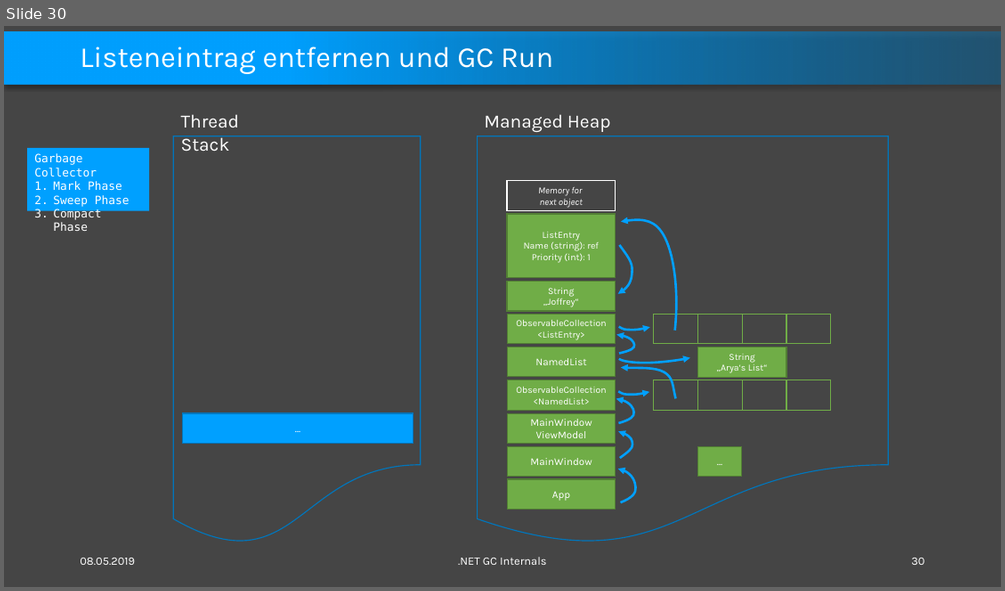
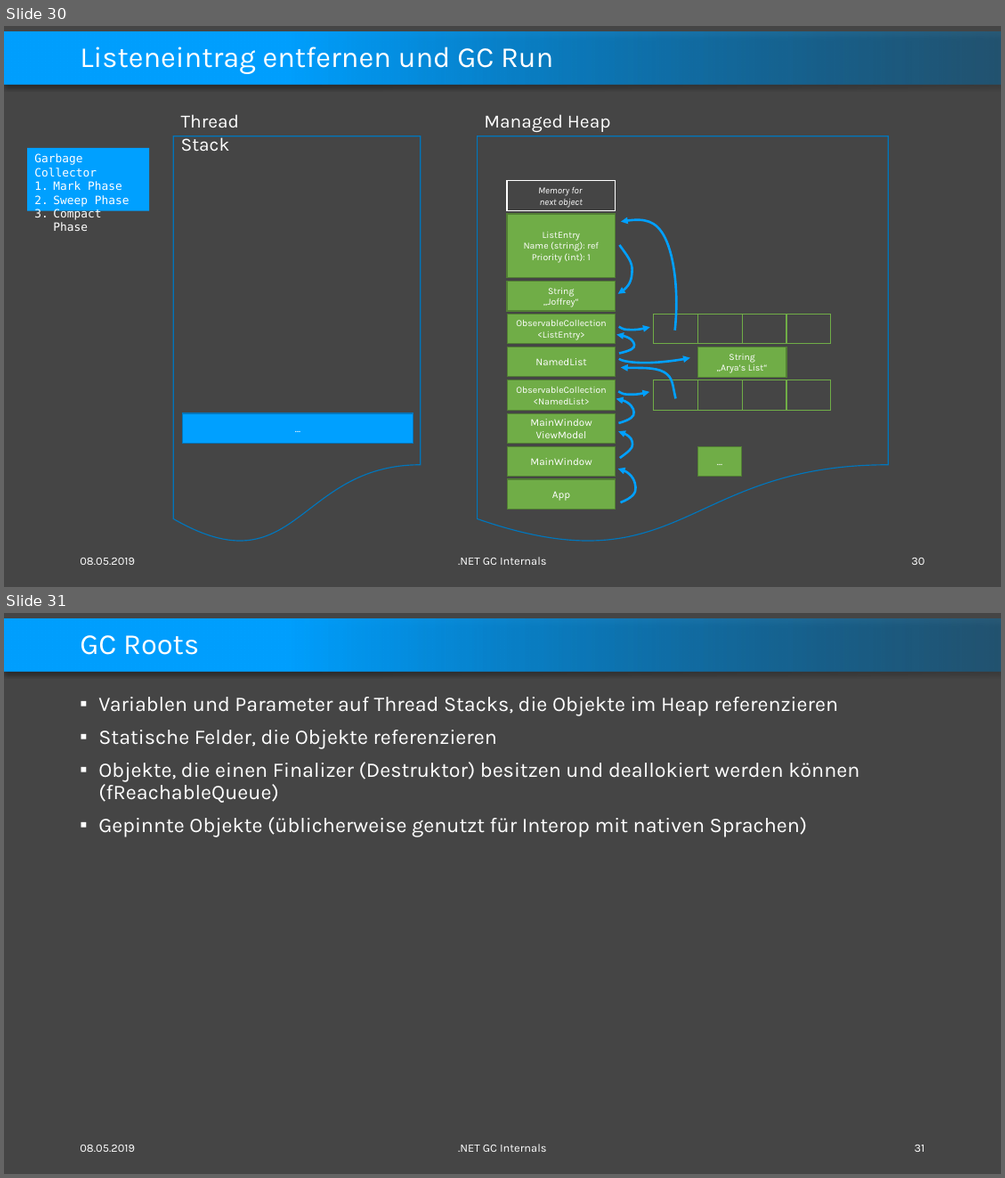
Before and after one commit to feO2x/DotnetGCInternals, a slide deck: Dotnet GC Internals.pptx. Shown one above the other, each under a label of ours: slide 30 before the commit, slides 30 and 31 after it. The pictures are 1005x591 and 1005x1178 pixels, drawn with LibreOffice and Linux fonts; fonts in the diff are those of the drawing. Boxes give left, top, right and bottom in pixels: in the first picture for what was removed or moved away, otherwise in the second. Text is boxed around its words. In the diff, an @@ line names an element or a change of style, - is before the commit and + after.

Commit message:
added GC heap structure section to slides

```diff
--- a/Dotnet GC Internals.pptx
+++ b/Dotnet GC Internals.pptx
@@ slide 31 added at [4,613,1001,1174], background #454545; not listed: 1 template element that a slide beside it also shows @@
@@ title added at [80,635,199,655], 28 pt, text #FFFFFF @@
+GC Roots
@@ text added at [98,697,859,836], 20 pt, text #FFFFFF @@
+▪ Variablen und Parameter auf Thread Stacks, die Objekte im Heap referenzieren
+▪ Statische Felder, die Objekte referenzieren
+▪ Objekte, die einen Finalizer (Destruktor) besitzen und deallokiert werden können (fReachableQueue)
+▪ Gepinnte Objekte (üblicherweise genutzt für Interop mit nativen Sprachen)
@@ text added at [80,1144,135,1151], 11 pt, text #FFFFFF @@
+08.05.2019
@@ text added at [458,1143,547,1151], 11 pt, text #FFFFFF @@
+.NET GC Internals
@@ page number added at [914,1144,925,1151], 11 pt, text #FFFFFF @@
+31
```
Also in this commit, not shown: 1 slide changed, 31 other slides added.
